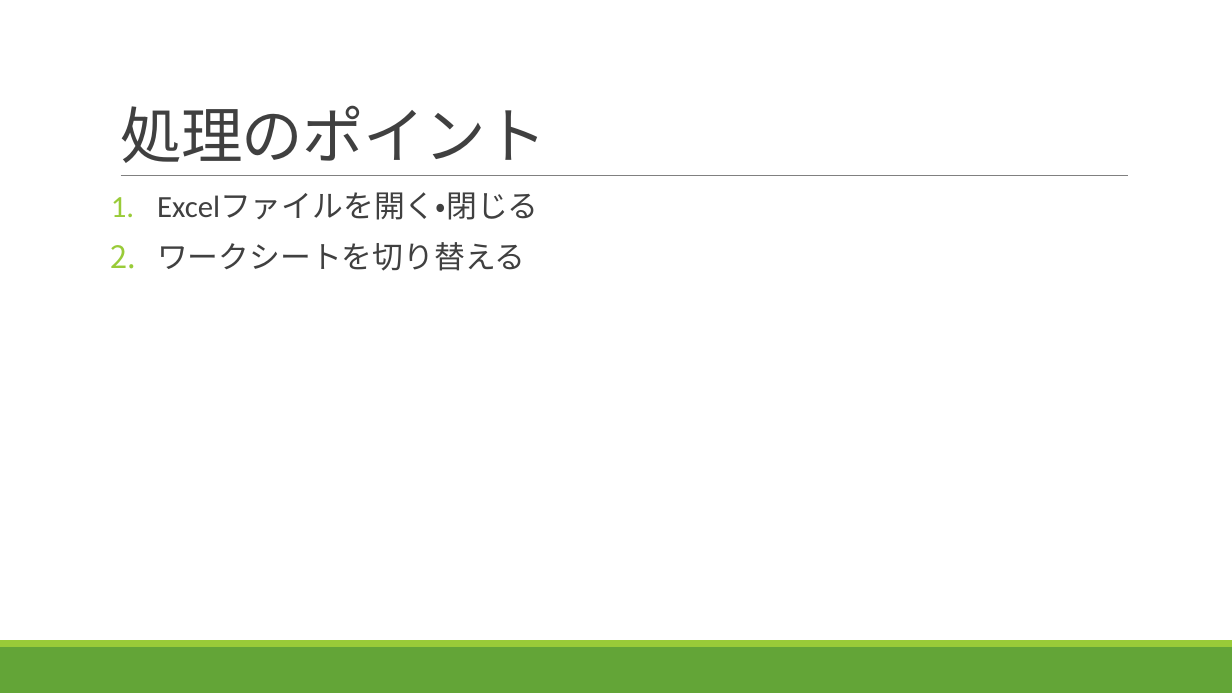
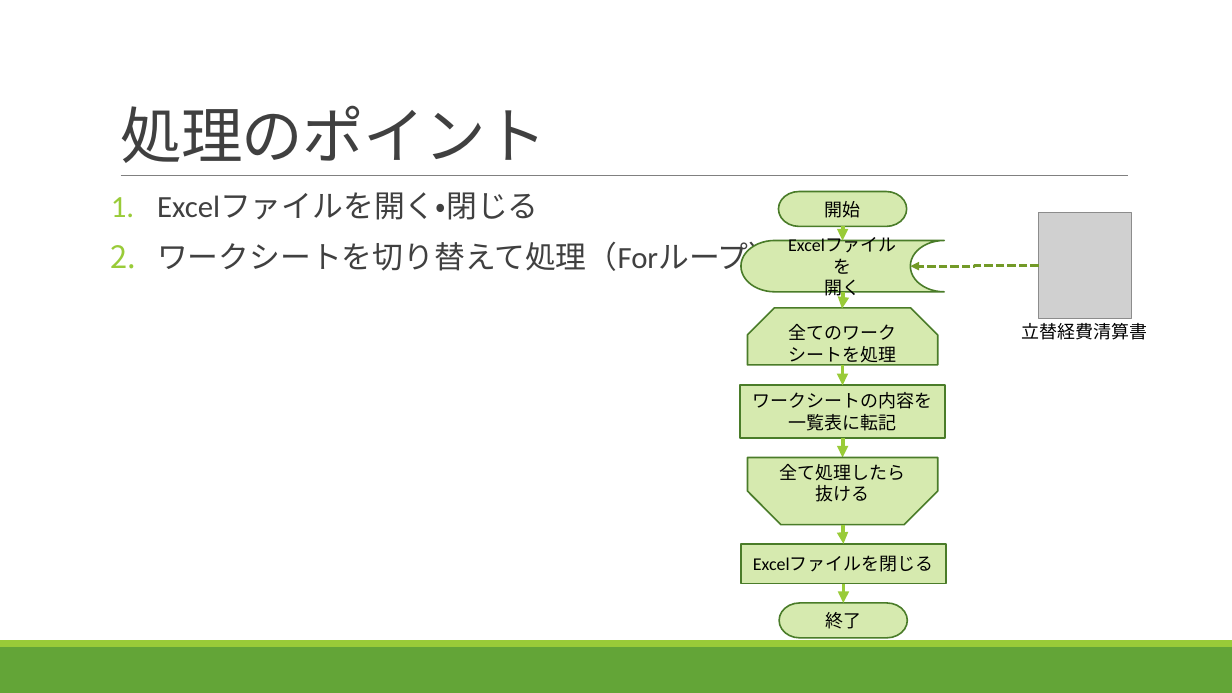
Before and after one commit to takeruko/vba-seminer-2019, a slide deck: slide 17 of contents/4/Excelマクロで学ぶVBA入門_第4回.pptx (slide 16 before the commit). Drawn at 1232x693 pixels with LibreOffice and Linux fonts; fonts in the diff are those of the drawing; grey boxes stand for pictures. Boxes give left, top, right and bottom in pixels: in the first picture for what was removed or moved away, otherwise in the second. Text is boxed around its words. In the diff, an @@ line names an element or a change of style, - is before the commit and + after.

```diff
--- a/contents/4/Excelマクロで学ぶVBA入門_第4回.pptx
+++ b/contents/4/Excelマクロで学ぶVBA入門_第4回.pptx
@@ pill shape added at (x1=779, y1=191, x2=908, y2=226), fill #D6EAAF, outline #4A7C29 1.25 pt, 14 pt, text #000000 @@
+開始
@@ text at (x1=157, y1=239, x2=780, y2=277): text changed @@
-2. ワークシートを切り替える
+2. ワークシートを切り替えて処理（Forループ）
@@ elbow arrow added from (843, 226) to (843, 240), #99CB38 3 pt @@
@@ picture added at (x1=1039, y1=213, x2=1131, y2=320) @@
@@ flow chart online storage added at (x1=741, y1=240, x2=945, y2=292), fill #D6EAAF, outline #4A7C29 1.25 pt, 14 pt, text #000000 @@
+Excelファイルを
+開く
@@ elbow arrow added from (1039, 265) to (910, 266), #739A28 2.25 pt dashed @@
@@ elbow arrow added from (844, 293) to (842, 309), #99CB38 3 pt @@
@@ snip same rect added at (x1=748, y1=308, x2=938, y2=365), fill #D6EAAF, outline #4A7C29 1.25 pt, 14 pt, text #000000 @@
+全てのワーク
+シートを処理
@@ text added at (x1=1021, y1=323, x2=1147, y2=340), 14 pt, text #000000 @@
+立替経費清算書
@@ rectangle added at (x1=740, y1=385, x2=945, y2=438), fill #D6EAAF, outline #4A7C29 1.25 pt, 14 pt, text #000000 @@
+ワークシートの内容を
+一覧表に転記
@@ elbow arrow added from (843, 365) to (843, 385), #99CB38 3 pt @@
@@ elbow arrow added from (843, 438) to (843, 457), #99CB38 3 pt @@
@@ snip same rect added at (x1=748, y1=457, x2=938, y2=525), fill #D6EAAF, outline #4A7C29 1.25 pt, 14 pt, text #000000 @@
+全て処理したら
+抜ける
@@ elbow arrow added from (843, 525) to (844, 544), #99CB38 3 pt @@
@@ rectangle added at (x1=741, y1=544, x2=946, y2=584), fill #D6EAAF, outline #4A7C29 1.25 pt, 14 pt, text #000000 @@
+Excelファイルを閉じる
@@ elbow arrow added from (844, 584) to (844, 604), #99CB38 3 pt @@
@@ pill shape added at (x1=779, y1=604, x2=908, y2=639), fill #D6EAAF, outline #4A7C29 1.25 pt, 14 pt, text #000000 @@
+終了
```
Also in this commit, not shown: 2 other slides changed, 19 slides added.
